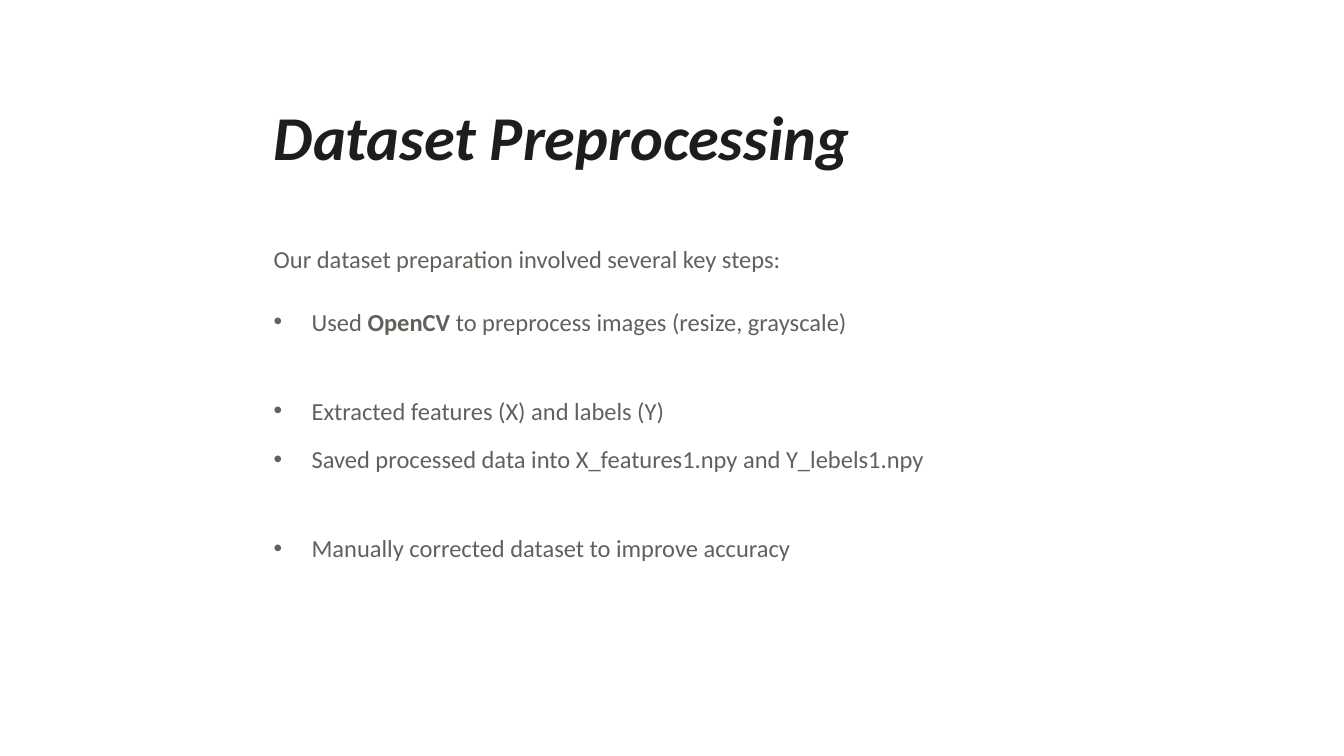
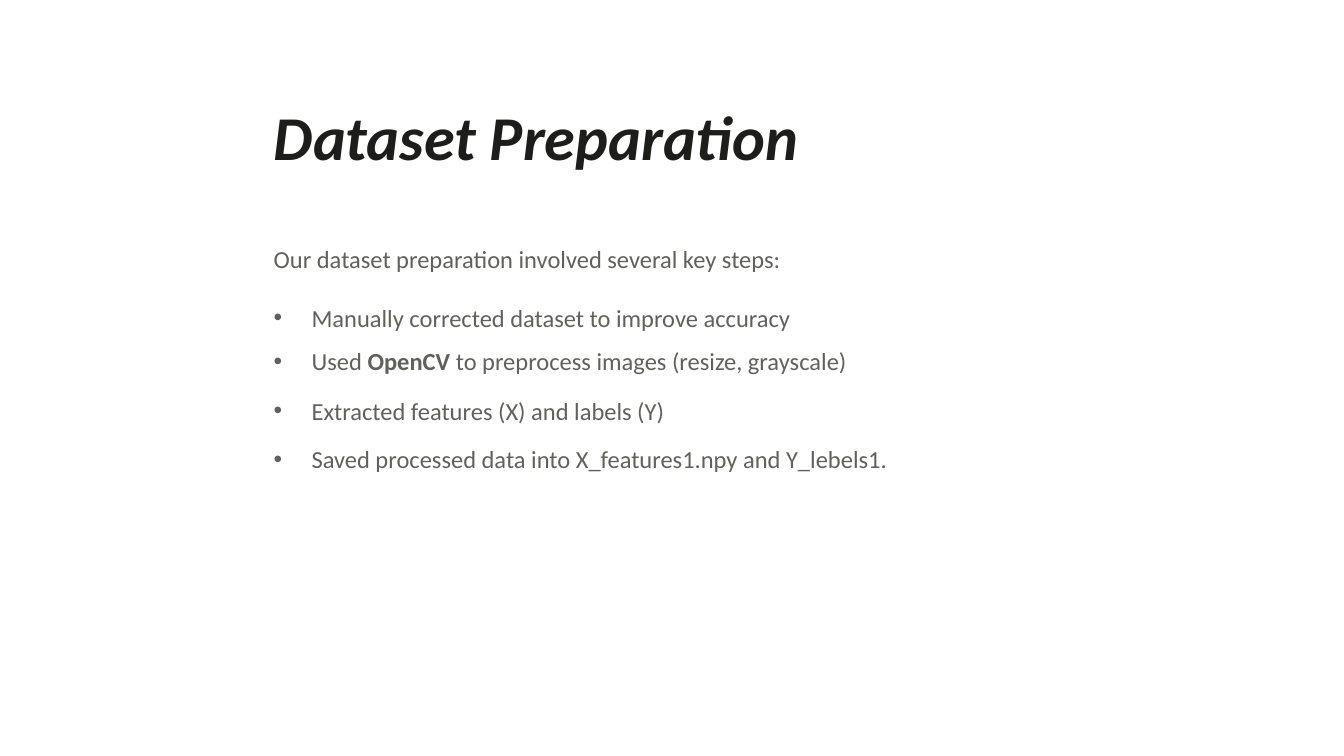
Before and after one commit to JAShafin/SS2025_Autonomous_A-GroupE, a slide deck: slide 9 of PresentationAS1_final.pptx. Drawn at 1344x756 pixels with LibreOffice and Linux fonts; fonts in the diff are those of the drawing. Boxes give left, top, right and bottom in pixels: in the first picture for what was removed or moved away, otherwise in the second. Text is boxed around its words. In the diff, an @@ line names an element or a change of style, - is before the commit and + after.

```diff
--- a/PresentationAS1_final.pptx
+++ b/PresentationAS1_final.pptx
@@ text at box(274, 116, 798, 170): text changed @@
-Dataset Preprocessing
+Dataset Preparation
@@ text "Manually corrected dataset to improve ...": place and size @@
-text "Manually corrected dataset to improve ..." at box(312, 540, 790, 561)
+text "Manually corrected dataset to improve ..." at box(312, 310, 790, 331)
@@ text "Used OpenCV to preprocess images ...": place and size @@
-text "Used OpenCV to preprocess images ..." at box(312, 313, 846, 335)
+text "Used OpenCV to preprocess images ..." at box(312, 352, 846, 374)
@@ text at box(312, 451, 887, 472): text changed @@
-• Saved processed data into X_features1.npy and Y_lebels1.npy
+• Saved processed data into X_features1.npy and Y_lebels1.
```
Also in this commit, not shown: 2 other slides changed, 1 slide added, 1 slide removed.
